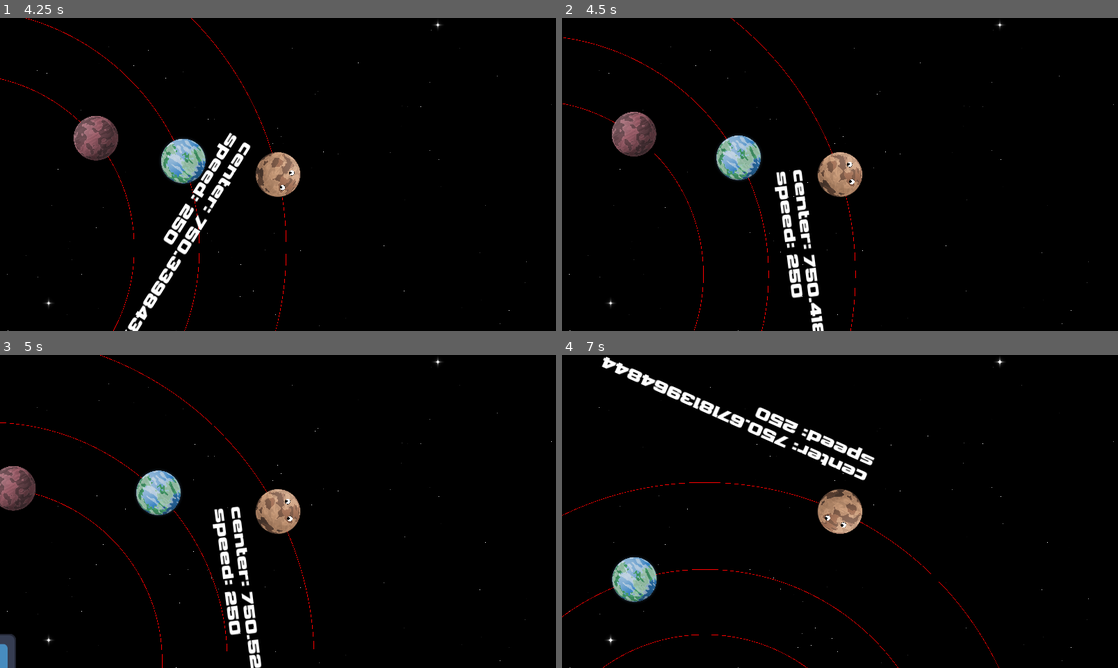
Above: before the commit, frames 1-4 (two rows, left to right).
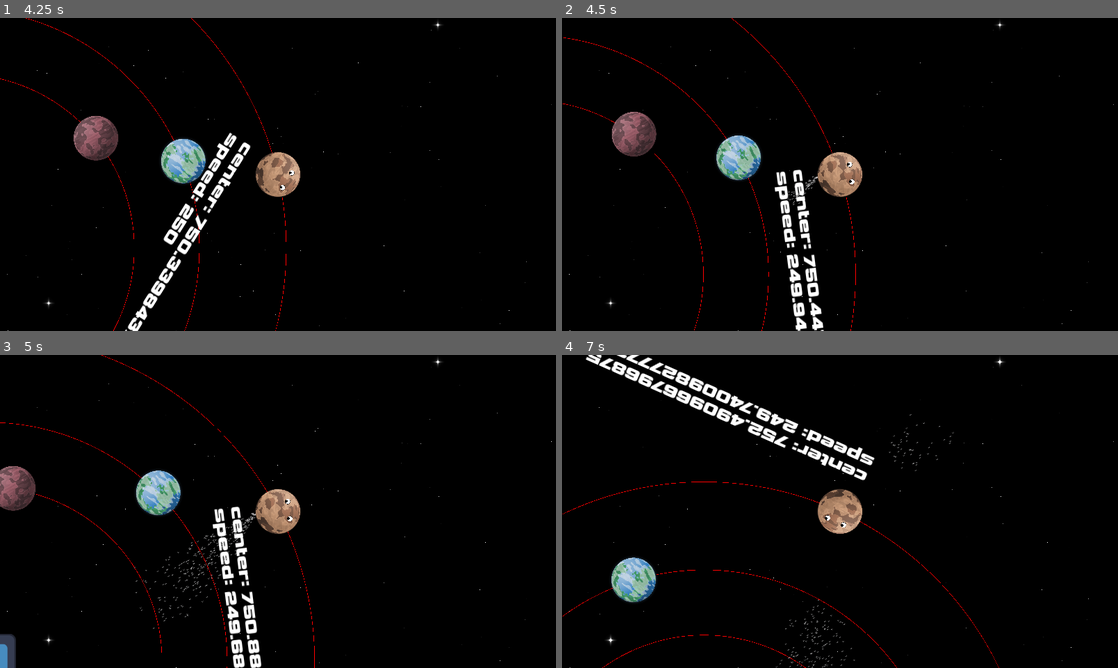
Above: after the commit, the same moments.

Repository: AnEvilPenguin/Pirate-Jam-16
Game: Godot game, scene res://Controllers/GameController/GameController.tscn
Same seed, same stepped clock (60 frames per second), same inputs: the game is played once before the commit and once after it. The engine's default icon, where the game draws it, is replaced by a stand-in: a white triangle on a blue panel in a dark square.
Inputs (mouse positions are in pixels of both pictures, inside the frame that each line leads up to):
- Up to frame 1 (4.25 s): click "NEW GAME" at 0.5 s; click "Next -->" at 1.25 s; click "<-- Previous" at 2 s; click "Next -->" at 2.75 s; click "Finish" at 3.5 s
- Up to frame 2 (4.5 s): tap Enter (ui_accept) at 4.25 s; move the mouse to (962, 158) at 4.27 s; hold Right (ui_right) from 4.28 s (still down); hold Space (add_momentum) from 4.28 s (still down)
- Up to frame 3 (5 s): keep holding Right (ui_right); keep holding Space (add_momentum); tap Enter (ui_accept) at 4.52 s
- Up to frame 4 (7 s): move the mouse to (728, 527) at 5.02 s; release Space (add_momentum) at 5.03 s; tap Space (add_momentum) at 5.1, 6.6 s; tap Enter (ui_accept) at 5.27, 6.77 s; move the mouse to (895, 442) at 5.77 s; release Right (ui_right) at 5.78 s; hold Left (ui_left) 5.78-6.53 s; hold Space (add_momentum) 5.78-6.53 s; move the mouse to (812, 574) at 6.52 s; hold Right (ui_right) from 6.53 s (still down)

Frame 1 is identical in both runs. In frame 2, 0.4% of the frame differs, in the area x 2-53%, y 0-100%; in frame 3, 1.0%; in frame 4, 2.5%, in the area x 0-78%, y 0-100%.
Error before the commit: Invalid access to property or key 'velocity' on a base object of type 'ParticleProcessMaterial'. (res://Scenes/Planets/Pluto/pluto.gd:62)

Commit message:
feat: dirt effects

Diff:
--- a/Scenes/Planets/Pluto/pluto.gd
+++ b/Scenes/Planets/Pluto/pluto.gd
@@ -59,7 +59,10 @@
 	_massEjection.emitting = true
 	var particleMaterial: ParticleProcessMaterial = _massEjection.process_material;
 
-	particleMaterial.velocity
+	# Update the particle velocity based on current speed
+	# The alternative is to use local coordinates, but this looks rubbish
+	particleMaterial.set_param_min(ParticleProcessMaterial.Parameter.PARAM_INITIAL_LINEAR_VELOCITY, -speed)
+	particleMaterial.set_param_max(ParticleProcessMaterial.Parameter.PARAM_INITIAL_LINEAR_VELOCITY, -(speed * 0.6))
 
 	var dirToCenter = (global_position - _centerPosition).limit_length()
 	var orbitalDir = dirToCenter.orthogonal().limit_length()
--- a/Scenes/Planets/Pluto/pluto.tscn
+++ b/Scenes/Planets/Pluto/pluto.tscn
@@ -1,10 +1,11 @@
-[gd_scene load_steps=8 format=3 uid="uid://d0ojrocirr1jq"]
+[gd_scene load_steps=9 format=3 uid="uid://d0ojrocirr1jq"]
 
 [ext_resource type="Script" path="res://Scenes/Planets/Pluto/pluto.gd" id="1_4sphj"]
 [ext_resource type="Texture2D" uid="uid://dmb7nvxpy08jj" path="res://Assets/Planets/planet05.png" id="1_6x4n2"]
 [ext_resource type="PackedScene" uid="uid://dmb1oatxee3p6" path="res://Scenes/Components/orbit_line.tscn" id="3_6nla0"]
 [ext_resource type="PackedScene" uid="uid://cojbe203vb2nu" path="res://Scenes/Components/eye.tscn" id="3_p3eo1"]
 [ext_resource type="Theme" uid="uid://8bm6h4q8wu0e" path="res://UI/Themes/default_theme.tres" id="4_f81le"]
+[ext_resource type="Texture2D" uid="uid://ek0okogamstm" path="res://Assets/dirt_01_super_small.png" id="6_m2hwp"]
 
 [sub_resource type="CircleShape2D" id="CircleShape2D_78acu"]
 radius = 47.0
@@ -14,7 +15,7 @@
 direction = Vector3(0, -1, 0)
 spread = 15.0
 initial_velocity_min = -200.0
-initial_velocity_max = -200.0
+initial_velocity_max = -100.0
 gravity = Vector3(0, 0, 0)
 linear_accel_min = -2.23517e-06
 linear_accel_max = -2.23517e-06
@@ -72,7 +73,10 @@
 
 [node name="MassEmitter" type="GPUParticles2D" parent="."]
 unique_name_in_owner = true
-position = Vector2(0, 51)
+z_index = -1
+position = Vector2(0, 48)
 scale = Vector2(2, 2)
-amount = 30
+emitting = false
+amount = 500
 process_material = SubResource("ParticleProcessMaterial_hn1k8")
+texture = ExtResource("6_m2hwp")
Binary file added: Assets/circle_05.png
Not shown, added: Assets/circle_05.png.import
Binary file added: Assets/dirt_01.png
Not shown, added: Assets/dirt_01.png.import
Binary file added: Assets/dirt_01_extra_extra_small.png
Not shown, added: Assets/dirt_01_extra_extra_small.png.import
Binary file added: Assets/dirt_01_extra_small.png
Not shown, added: Assets/dirt_01_extra_small.png.import
Binary file added: Assets/dirt_01_small.png
Not shown, added: Assets/dirt_01_small.png.import
Binary file added: Assets/dirt_01_super_small.png
Not shown, added: Assets/dirt_01_super_small.png.import
(and 2 more such lines)
